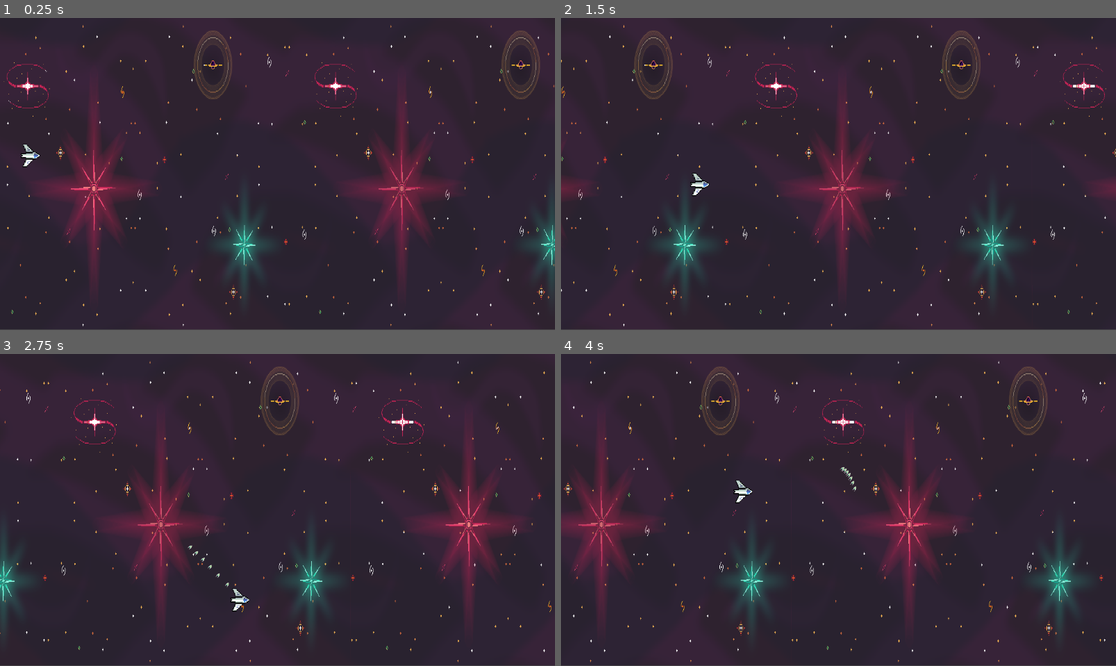
Above: before the commit, frames 1-4 (two rows, left to right).
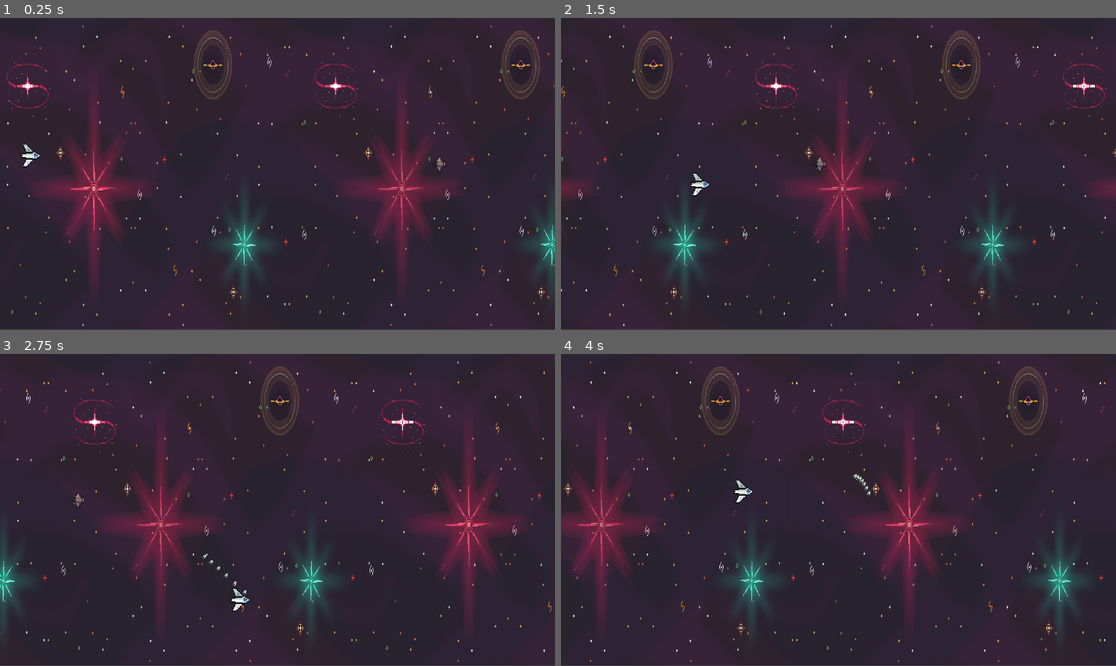
Above: after the commit, the same moments.

Repository: amantenoah/03-Shoot-EEm-Up
Game: Godot game, scene res://Scenes/game_scene.tscn
Same seed, same stepped clock (60 frames per second), same inputs: the game is played once before the commit and once after it.
Inputs (mouse positions are in pixels of both pictures, inside the frame that each line leads up to):
- Up to frame 1 (0.25 s): no input
- Up to frame 2 (1.5 s): move the mouse to (960, 158) at 0.52 s; hold D (right) 0.53-1.28 s; hold Right mouse button (damage) 0.53-1.28 s; move the mouse to (727, 189) at 1.27 s; hold S (down) from 1.28 s (still down); right-click (727, 189) at 1.35 s
- Up to frame 3 (2.75 s): move the mouse to (333, 441) at 2.02 s; release S (down) at 2.03 s; press the mouse at (333, 441) at 2.03 s; hold D (right) from 2.03 s (still down); right-click (333, 441) at 2.3 s
- Up to frame 4 (4 s): move the mouse to (810, 572) at 2.77 s; release D (right) at 2.78 s; release the mouse at (810, 572) at 2.78 s; hold W (up) 2.78-3.53 s; right-click (810, 572) at 2.85 s; move the mouse to (1005, 556) at 3.52 s; hold A (left) from 3.53 s (still down); hold Right mouse button (damage) from 3.53 s (still down)

The runs differ from the first frame. In frame 1, less than 0.1% of the frame differs, in the area x 77-81%, y 44-50%; in frame 2, less than 0.1%; in frame 3, 0.1%, in the area x 12-45%, y 44-78%; in frame 4, less than 0.1%.

Commit message:
enemies now have hp

Diff:
--- a/shoot-em-up/Scenes/bullet.tscn
+++ b/shoot-em-up/Scenes/bullet.tscn
@@ -6,22 +6,23 @@
 [sub_resource type="RectangleShape2D" id="RectangleShape2D_miq82"]
 size = Vector2(9, 6)
 
-[node name="Bullet" type="Area2D" groups=["projectile"]]
+[node name="Bullet" type="Area2D" unique_id=148955652 groups=["projectile"]]
+position = Vector2(0, -1)
 script = ExtResource("1_v8qja")
 
-[node name="Sprite2D" type="Sprite2D" parent="."]
-position = Vector2(1, -26)
+[node name="Sprite2D" type="Sprite2D" parent="." unique_id=289416696]
+position = Vector2(1, 0)
 rotation = 1.5707964
 texture = ExtResource("2_t4vbm")
 region_enabled = true
 region_rect = Rect2(0, 0, 9, 12)
 
-[node name="DestroyTimer" type="Timer" parent="."]
+[node name="DestroyTimer" type="Timer" parent="." unique_id=1231929549]
 wait_time = 4.0
 autostart = true
 
-[node name="CollisionShape2D" type="CollisionShape2D" parent="."]
-position = Vector2(-0.5, -26)
+[node name="CollisionShape2D" type="CollisionShape2D" parent="." unique_id=459773165]
+position = Vector2(-0.5, 0)
 shape = SubResource("RectangleShape2D_miq82")
 
 [connection signal="body_entered" from="." to="." method="_on_body_entered"]
--- a/shoot-em-up/Scenes/enemy.tscn
+++ /dev/null
@@ -1,23 +0,0 @@
-[gd_scene format=3 uid="uid://dlurlyj3ssvm4"]
-
-[ext_resource type="Script" uid="uid://nobawjtfdyu4" path="res://Scripts/enemy.gd" id="1_4gyqm"]
-[ext_resource type="PackedScene" path="res://Scenes/explode.tscn" id="2_iifgy"]
-[ext_resource type="Texture2D" uid="uid://bfy3lx1pie42m" path="res://Assets/Sprites/Enemies/Nautolan/Designs - Base/PNGs/Nautolan Ship - Fighter - Base.png" id="2_qi2p4"]
-
-[sub_resource type="RectangleShape2D" id="RectangleShape2D_miq82"]
-
-[node name="Enemy" type="Area2D" unique_id=1622204422]
-script = ExtResource("1_4gyqm")
-explosion_scene = ExtResource("2_iifgy")
-
-[node name="CollisionShape2D" type="CollisionShape2D" parent="." unique_id=910148590]
-shape = SubResource("RectangleShape2D_miq82")
-
-[node name="Sprite2D" type="Sprite2D" parent="." unique_id=1797596038]
-rotation = 4.712389
-texture = ExtResource("2_qi2p4")
-
-[node name="VisibleOnScreenNotifier2D" type="VisibleOnScreenNotifier2D" parent="." unique_id=1852344831]
-
-[connection signal="area_entered" from="." to="." method="_on_area_entered"]
-[connection signal="screen_exited" from="VisibleOnScreenNotifier2D" to="." method="_on_visible_on_screen_notifier_2d_screen_exited"]
--- /dev/null
+++ b/shoot-em-up/Scenes/enemy_a.tscn
@@ -0,0 +1,95 @@
+[gd_scene format=3 uid="uid://dlurlyj3ssvm4"]
+
+[ext_resource type="Script" uid="uid://nobawjtfdyu4" path="res://Scripts/enemy.gd" id="1_4gyqm"]
+[ext_resource type="Texture2D" uid="uid://begng2648kwbv" path="res://Assets/Sprites/Enemies/Nautolan/Destruction/PNGs/Nautolan Ship - Fighter.png" id="3_i6il3"]
+
+[sub_resource type="RectangleShape2D" id="RectangleShape2D_miq82"]
+
+[sub_resource type="AtlasTexture" id="AtlasTexture_mjl7t"]
+atlas = ExtResource("3_i6il3")
+region = Rect2(0, 0, 64, 64)
+
+[sub_resource type="AtlasTexture" id="AtlasTexture_u36mq"]
+atlas = ExtResource("3_i6il3")
+region = Rect2(64, 0, 64, 64)
+
+[sub_resource type="AtlasTexture" id="AtlasTexture_jslb8"]
+atlas = ExtResource("3_i6il3")
+region = Rect2(128, 0, 64, 64)
+
+[sub_resource type="AtlasTexture" id="AtlasTexture_y6im6"]
+atlas = ExtResource("3_i6il3")
+region = Rect2(192, 0, 64, 64)
+
+[sub_resource type="AtlasTexture" id="AtlasTexture_bmsg4"]
+atlas = ExtResource("3_i6il3")
+region = Rect2(256, 0, 64, 64)
+
+[sub_resource type="AtlasTexture" id="AtlasTexture_n43dq"]
+atlas = ExtResource("3_i6il3")
+region = Rect2(320, 0, 64, 64)
+
+[sub_resource type="AtlasTexture" id="AtlasTexture_rnmc4"]
+atlas = ExtResource("3_i6il3")
+region = Rect2(384, 0, 64, 64)
+
+[sub_resource type="AtlasTexture" id="AtlasTexture_drddb"]
+atlas = ExtResource("3_i6il3")
+region = Rect2(448, 0, 64, 64)
+
+[sub_resource type="AtlasTexture" id="AtlasTexture_ua2t5"]
+atlas = ExtResource("3_i6il3")
+region = Rect2(512, 0, 64, 64)
+
+[sub_resource type="SpriteFrames" id="SpriteFrames_3ybsy"]
+animations = [{
+"frames": [{
+"duration": 1.0,
+"texture": SubResource("AtlasTexture_mjl7t")
+}, {
+"duration": 1.0,
+"texture": SubResource("AtlasTexture_u36mq")
+}, {
+"duration": 1.0,
+"texture": SubResource("AtlasTexture_jslb8")
+}, {
+"duration": 1.0,
+"texture": SubResource("AtlasTexture_y6im6")
+}, {
+"duration": 1.0,
+"texture": SubResource("AtlasTexture_bmsg4")
+}, {
+"duration": 1.0,
+"texture": SubResource("AtlasTexture_n43dq")
+}, {
+"duration": 1.0,
+"texture": SubResource("AtlasTexture_rnmc4")
+}, {
+"duration": 1.0,
+"texture": SubResource("AtlasTexture_drddb")
+}, {
+"duration": 1.0,
+"texture": SubResource("AtlasTexture_ua2t5")
+}],
+"loop": false,
+"name": &"explode",
+"speed": 5.0
+}]
+
+[node name="Enemy" type="Area2D" unique_id=1622204422]
+position = Vector2(-1, 1)
+script = ExtResource("1_4gyqm")
+
+[node name="CollisionShape2D" type="CollisionShape2D" parent="." unique_id=910148590]
+shape = SubResource("RectangleShape2D_miq82")
+
+[node name="VisibleOnScreenNotifier2D" type="VisibleOnScreenNotifier2D" parent="." unique_id=1852344831]
+
+[node name="AnimatedSprite2D" type="AnimatedSprite2D" parent="." unique_id=625397271]
+rotation = -1.5707964
+sprite_frames = SubResource("SpriteFrames_3ybsy")
+animation = &"explode"
+
+[connection signal="area_entered" from="." to="." method="_on_area_entered"]
+[connection signal="screen_exited" from="VisibleOnScreenNotifier2D" to="." method="_on_visible_on_screen_notifier_2d_screen_exited"]
+[connection signal="animation_finished" from="AnimatedSprite2D" to="." method="_on_animated_sprite_2d_animation_finished"]
--- a/shoot-em-up/Scenes/enemy_wave.tscn
+++ b/shoot-em-up/Scenes/enemy_wave.tscn
@@ -1,6 +1,6 @@
 [gd_scene format=3 uid="uid://cm3msspwr5bv4"]
 
-[ext_resource type="PackedScene" uid="uid://dlurlyj3ssvm4" path="res://Scenes/enemy.tscn" id="1_8qbs8"]
+[ext_resource type="PackedScene" uid="uid://dlurlyj3ssvm4" path="res://Scenes/enemy_a.tscn" id="1_8qbs8"]
 
 [node name="Enemy Wave" type="Node2D" unique_id=2076404098]
 
--- a/shoot-em-up/Scenes/explosion.tscn
+++ /dev/null
@@ -1,78 +0,0 @@
-[gd_scene format=3 uid="uid://8ycecf55304e"]
-
-[ext_resource type="Texture2D" uid="uid://begng2648kwbv" path="res://Assets/Sprites/Enemies/Nautolan/Destruction/PNGs/Nautolan Ship - Fighter.png" id="1_vxas0"]
-[ext_resource type="Script" uid="uid://co6q0llvgfrq1" path="res://Scripts/explosion.gd" id="2_j4sxf"]
-
-[sub_resource type="AtlasTexture" id="AtlasTexture_m5xho"]
-atlas = ExtResource("1_vxas0")
-region = Rect2(0, 0, 54, 64)
-
-[sub_resource type="AtlasTexture" id="AtlasTexture_kmxf7"]
-atlas = ExtResource("1_vxas0")
-region = Rect2(65, 0, 54, 64)
-
-[sub_resource type="AtlasTexture" id="AtlasTexture_l04k4"]
-atlas = ExtResource("1_vxas0")
-region = Rect2(130, 0, 54, 64)
-
-[sub_resource type="AtlasTexture" id="AtlasTexture_cf70p"]
-atlas = ExtResource("1_vxas0")
-region = Rect2(195, 0, 54, 64)
-
-[sub_resource type="AtlasTexture" id="AtlasTexture_3xjsk"]
-atlas = ExtResource("1_vxas0")
-region = Rect2(260, 0, 54, 64)
-
-[sub_resource type="AtlasTexture" id="AtlasTexture_gjpps"]
-atlas = ExtResource("1_vxas0")
-region = Rect2(325, 0, 54, 64)
-
-[sub_resource type="AtlasTexture" id="AtlasTexture_ew515"]
-atlas = ExtResource("1_vxas0")
-region = Rect2(390, 0, 54, 64)
-
-[sub_resource type="AtlasTexture" id="AtlasTexture_6cxdk"]
-atlas = ExtResource("1_vxas0")
-region = Rect2(455, 0, 54, 64)
-
-[sub_resource type="SpriteFrames" id="SpriteFrames_4lvei"]
-animations = [{
-"frames": [{
-"duration": 1.0,
-"texture": SubResource("AtlasTexture_m5xho")
-}, {
-"duration": 1.0,
-"texture": SubResource("AtlasTexture_kmxf7")
-}, {
-"duration": 1.0,
-"texture": SubResource("AtlasTexture_l04k4")
-}, {
-"duration": 1.0,
-"texture": SubResource("AtlasTexture_cf70p")
-}, {
-"duration": 1.0,
-"texture": SubResource("AtlasTexture_3xjsk")
-}, {
-"duration": 1.0,
-"texture": SubResource("AtlasTexture_gjpps")
-}, {
-"duration": 1.0,
-"texture": SubResource("AtlasTexture_ew515")
-}, {
-"duration": 1.0,
-"texture": SubResource("AtlasTexture_6cxdk")
-}],
-"loop": false,
-"name": &"default",
-"speed": 5.0
-}]
-
-[node name="Explosion" type="AnimatedSprite2D" unique_id=6057168]
-rotation = 4.712389
-sprite_frames = SubResource("SpriteFrames_4lvei")
-autoplay = "default"
-frame = 7
-frame_progress = 1.0
-script = ExtResource("2_j4sxf")
-
-[connection signal="animation_finished" from="." to="." method="_on_animation_finished"]
--- a/shoot-em-up/Scenes/game_scene.tscn
+++ b/shoot-em-up/Scenes/game_scene.tscn
@@ -6,6 +6,7 @@
 [ext_resource type="Texture2D" uid="uid://d2oiuisdlb85b" path="res://Assets/backgrounds/Foozle_2DS0015_Void_EnvironmentPack/Backgrounds/PNGs/Condesed/Starry background  - Layer 03 - Stars.png" id="4_ikfsv"]
 [ext_resource type="Script" uid="uid://bdgnddmxbvgev" path="res://Scripts/player.gd" id="5_5dgvu"]
 [ext_resource type="Texture2D" uid="uid://caaa6elfh0eqe" path="res://Assets/Sprites/Player/Main Ship - Base - Full health.png" id="6_uscyt"]
+[ext_resource type="PackedScene" uid="uid://dlurlyj3ssvm4" path="res://Scenes/enemy_a.tscn" id="7_2fmhe"]
 
 [sub_resource type="CapsuleShape2D" id="CapsuleShape2D_kdryc"]
 radius = 16.0
@@ -35,7 +36,7 @@
 [node name="Camera2D" type="Camera2D" parent="." unique_id=1549626815]
 position = Vector2(572, 323)
 
-[node name="Player" type="CharacterBody2D" parent="." unique_id=481887936]
+[node name="Player" type="CharacterBody2D" parent="." unique_id=481887936 groups=["player"]]
 position = Vector2(59, 284)
 rotation = 1.5707964
 script = ExtResource("5_5dgvu")
@@ -45,11 +46,15 @@
 scale = Vector2(1.5937366, 1.5371901)
 texture = ExtResource("6_uscyt")
 
-[node name="CollisionShape2D" type="CollisionShape2D" parent="Player" unique_id=309810592]
+[node name="CollisionShape2D" type="CollisionShape2D" parent="Player" unique_id=309810592 groups=["player"]]
 shape = SubResource("CapsuleShape2D_kdryc")
 
 [node name="Muzzle" type="Node2D" parent="Player" unique_id=276955544]
-position = Vector2(0, -15)
+position = Vector2(2, -30)
 
 [node name="Wave Spawn" type="Node2D" parent="." unique_id=1506395789]
 position = Vector2(1360, 316)
+
+[node name="Test" parent="." unique_id=1622204422 node_paths=PackedStringArray("parallax_speed_reference") instance=ExtResource("7_2fmhe")]
+position = Vector2(983, 303)
+parallax_speed_reference = NodePath("../Moving_Background")
--- a/shoot-em-up/Scripts/enemy.gd
+++ b/shoot-em-up/Scripts/enemy.gd
@@ -1,8 +1,9 @@
 extends Area2D
 
-var speed = 200  # Enemy's own movement speed
+var speed = 100  # Enemy's own movement speed
 @export var parallax_speed_reference: Parallax2D
-@export var explosion_scene: PackedScene  # Exported explosion scene
+const Explosion = preload("res://Scenes/boom.tscn")
+var hp = 2
 
 func _ready():
 	add_to_group("enemy")
@@ -10,21 +11,31 @@
 func _physics_process(delta: float) -> void:
 	var background_speed = 0
 	if parallax_speed_reference:
-		background_speed = -parallax_speed_reference.scroll_speed
+		background_speed = parallax_speed_reference.scroll_speed
 
 	translate(Vector2.LEFT * (speed + background_speed) * delta)
 
 func _on_area_entered(area: Area2D) -> void:
 	if area.is_in_group("projectile") or area.is_in_group("player"):
+		take_damage()
+
+func take_damage():
+	hp -= 1
+	var explosion = Explosion.instantiate()
+	explosion.position = position
+	get_parent().add_child(explosion)
+	if hp <=0:
 		die()
 
+
 func die():
-	if explosion_scene:
-		var explosion = explosion_scene.instantiate()
-		explosion.global_position = global_position
-		get_parent().add_child(explosion)
+	set_process(false)
+	set_physics_process(false)
+	$AnimatedSprite2D.play("explode")
+
+func _on_visible_on_screen_notifier_2d_screen_exited() -> void:
 	queue_free()
 
-func _on_visible_on_screen_notifier_2d_screen_exited() -> void:
-	print("freed")
+
+func _on_animated_sprite_2d_animation_finished() -> void:
 	queue_free()
